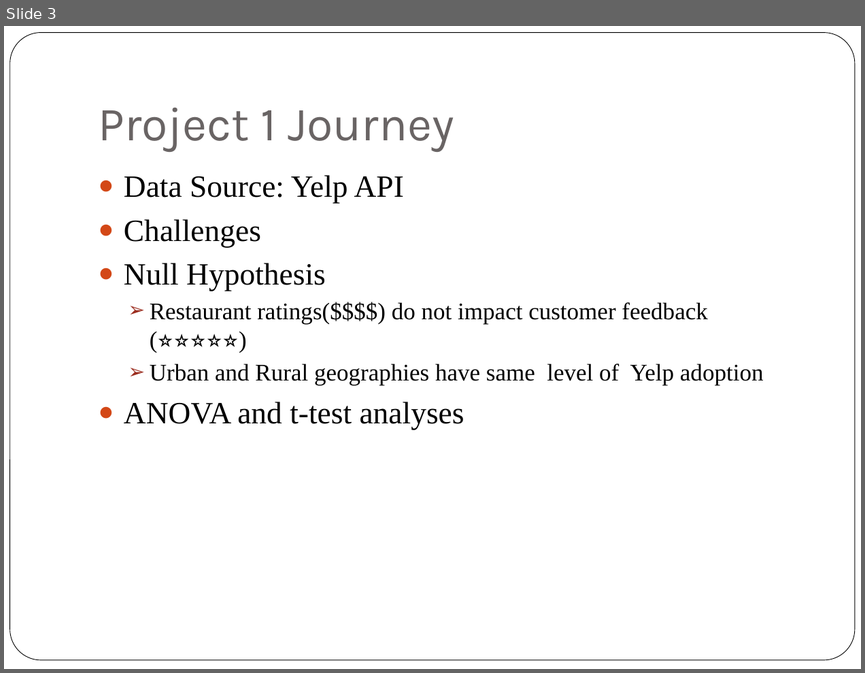
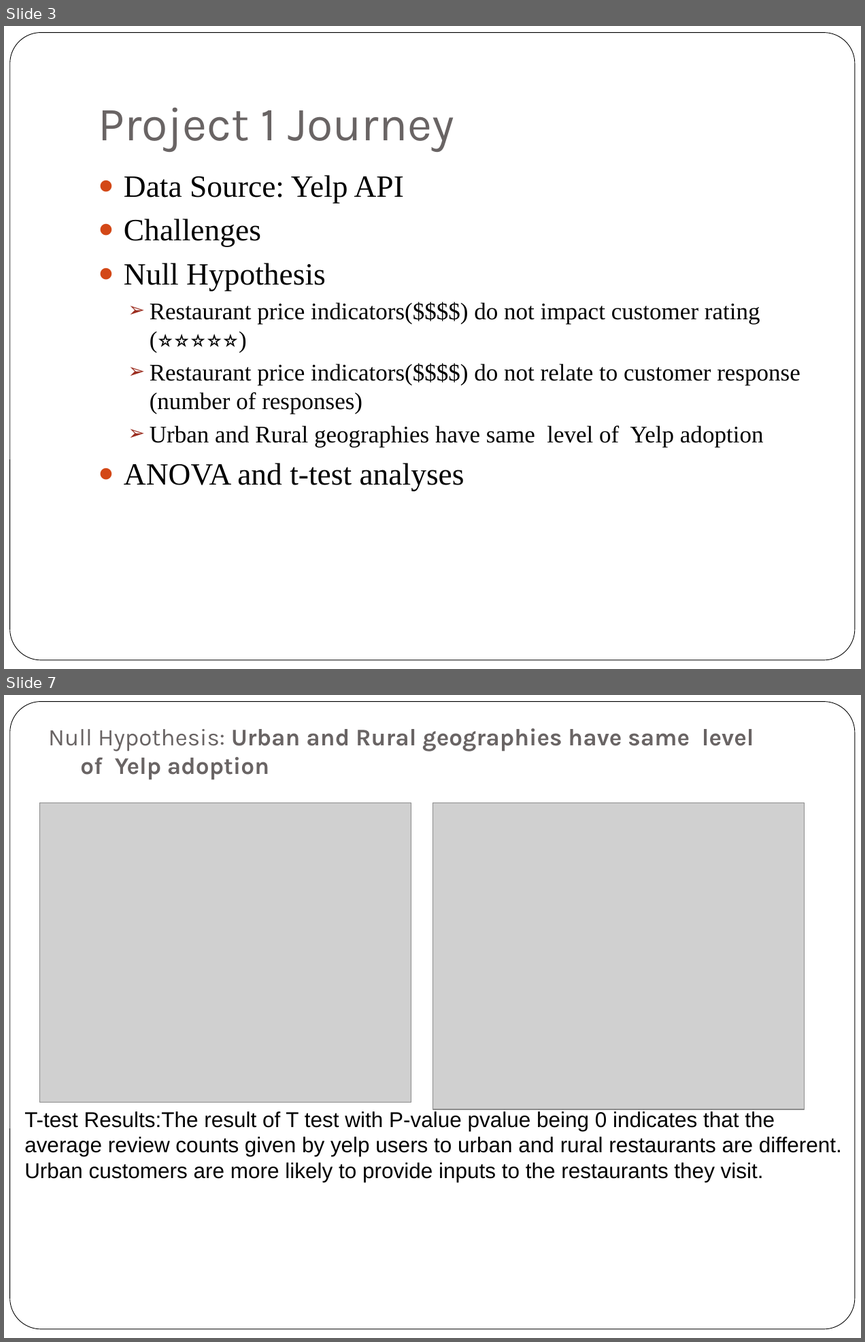
Before and after one commit to achin83/MayUulYanAnd, a slide deck: Project 1.ppt. Shown one above the other, each under a label of ours: slide 3 before the commit, slides 3 and 7 after it; the slides between them are not shown. The pictures are 865x673 and 865x1342 pixels, drawn with LibreOffice and Linux fonts; fonts in the diff are those of the drawing; grey boxes stand for pictures. Boxes give left, top, right and bottom in pixels: in the first picture for what was removed or moved away, otherwise in the second. Text is boxed around its words. In the diff, an @@ line names an element or a change of style, - is before the commit and + after.

```diff
--- a/Project 1.ppt
+++ b/Project 1.ppt
@@ slide 7 added at box(4, 695, 861, 1338), background #FFFFFF; not listed: 1 template element that a slide beside it also shows @@
@@ title added at box(48, 728, 754, 780), 20 pt, text #696464, bold @@
+Null Hypothesis: Urban and Rural geographies have same level of Yelp adoption
@@ picture added at box(40, 803, 411, 1102) @@
@@ picture added at box(433, 803, 804, 1110) @@
@@ text added at box(24, 1111, 842, 1182), 18 pt, text #000000 @@
+T-test Results:The result of T test with P-value pvalue being 0 indicates that the
+average review counts given by yelp users to urban and rural restaurants are different.
+Urban customers are more likely to provide inputs to the restaurants they visit.
@@ slide 3 changed as well @@
@@ text at box(150, 301, 800, 414): text changed @@
-  ➢ Restaurant ratings($$$$) do not impact customer feedback (⭐⭐⭐⭐⭐)
+  ➢ Restaurant price indicators($$$$) do not impact customer rating (⭐⭐⭐⭐⭐)
+  ➢ Restaurant price indicators($$$$) do not relate to customer response (number of responses)
```
Also in this commit, not shown: 2 other slides changed, 6 other slides added, 1 slide removed, 2 other files.
